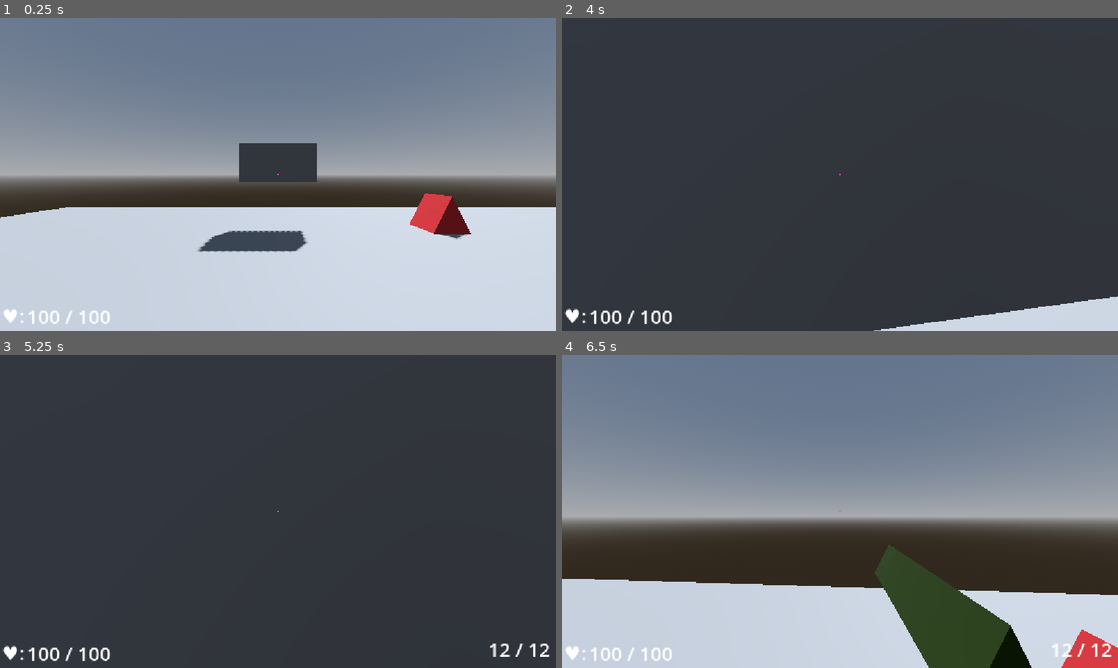
Above: before the commit, frames 1-4 (two rows, left to right).
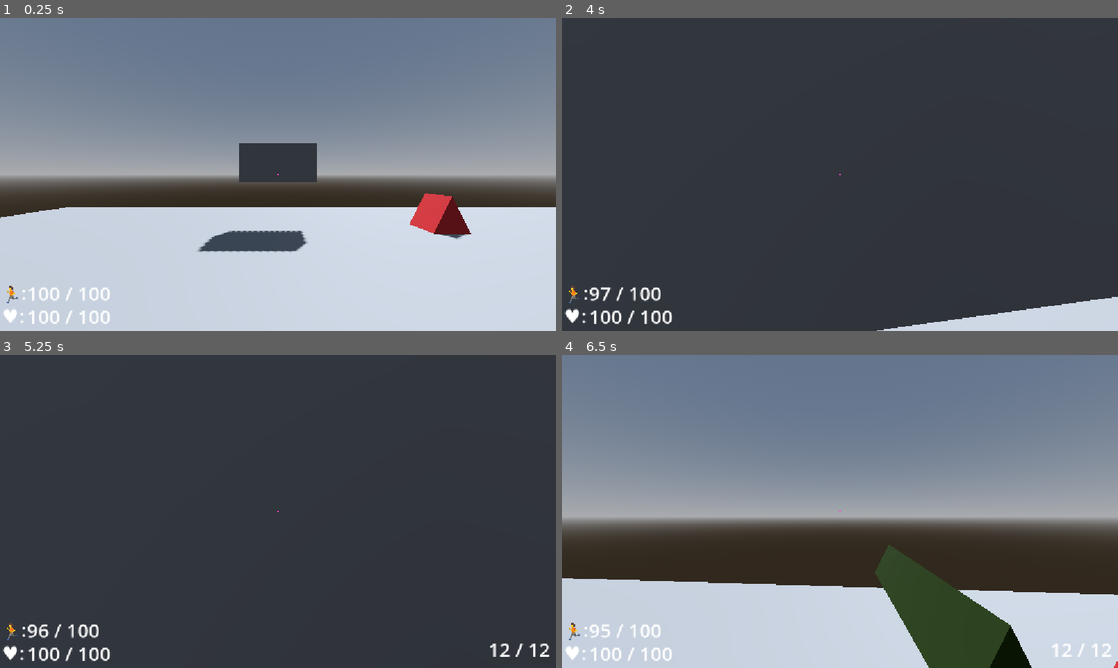
Above: after the commit, the same moments.

Repository: jmenoandrii/one-more-time
Game: Godot game, scene res://Scenes/main.tscn
The game is run twice, just before and just after one commit, with the same random seed, the same clock (stepped at 60 frames per second) and the same inputs.
Inputs (mouse positions are in pixels of both pictures, inside the frame that each line leads up to):
- Up to frame 1 (0.25 s): no input
- Up to frame 2 (4 s): tap Enter at 0.5 s; move the mouse to (867, 174) at 0.52 s; hold Ctrl (crouch) 0.53-1.28 s; hold W (move_forward) from 0.53 s (still down); tap Space (jump) at 0.77, 1.52, 3.02, 3.5, 3.77 s; tap Shift (run) at 0.8, 1.35 s; move the mouse to (812, 174) at 1.27 s; tap Ctrl (crouch) at 1.55, 2.85 s; move the mouse to (851, 168) at 2.02 s; hold Shift (run) 2.03-2.78 s; click (851, 168) at 2.1 s; move the mouse to (834, 180) at 2.77 s; move the mouse to (878, 177) at 3.52 s; hold Shift (run) from 3.53 s (still down)
- Up to frame 3 (5.25 s): keep holding W (move_forward); move the mouse to (233, 508) at 4.27 s; release Shift (run) at 4.28 s; tap 1 (weapon_1) at 4.35 s; tap Space (jump) at 4.52 s; tap Ctrl (crouch) at 4.55 s; move the mouse to (283, 511) at 5.02 s; hold Shift (run) from 5.03 s (still down); tap 2 (weapon_2) at 5.1 s
- Up to frame 4 (6.5 s): move the mouse to (817, 505) at 5.77 s; release W (move_forward) at 5.78 s; release Shift (run) at 5.78 s; hold D (move_right) from 5.78 s (still down); tap Ctrl (crouch) at 5.85 s; tap Space (jump) at 6.02 s

The runs differ from the first frame. In frame 1, 0.3% of the frame differs, in the area x 1-20%, y 85-92%; in frame 2, 0.3%; in frame 3, 0.3%; in frame 4, 1.1%, in the area x 0-100%, y 71-100%.

Commit message:
feat: add stamina system

Diff:
--- a/Scenes/main.tscn
+++ b/Scenes/main.tscn
@@ -341,6 +341,30 @@
 theme_override_font_sizes/font_size = 40
 text = "0 / 0"
 
+[node name="StaminaSymbol" type="Label" parent="UI/HUD" unique_id=893110678]
+anchors_preset = 2
+anchor_top = 1.0
+anchor_bottom = 1.0
+offset_left = 4.0
+offset_top = -107.0
+offset_right = 61.0
+offset_bottom = -52.0
+grow_vertical = 0
+theme_override_font_sizes/font_size = 40
+text = "🏃:"
+
+[node name="StaminaLabel" type="Label" parent="UI/HUD" unique_id=1094148920]
+anchors_preset = 2
+anchor_top = 1.0
+anchor_bottom = 1.0
+offset_left = 56.0
+offset_top = -106.0
+offset_right = 138.0
+offset_bottom = -51.0
+grow_vertical = 0
+theme_override_font_sizes/font_size = 40
+text = "0 / 0"
+
 [node name="PauseMenu" type="CanvasLayer" parent="UI" unique_id=194481686]
 process_mode = 3
 visible = false
--- a/Scripts/Player/Player.gd
+++ b/Scripts/Player/Player.gd
@@ -10,6 +10,14 @@
 var normal_height: float
 var crouch_height: float	# = normal_height - normal_height * CROUCH_PERSENT
 
+const MAX_STAMINA = 100.0
+const STAMINA_DRAIN_RATE = 20.0 # per second
+const STAMINA_REGEN_RATE = 15.0 # per second
+var current_stamina: float = MAX_STAMINA
+
+@onready var stamina_label: Label = $"../UI/HUD/StaminaLabel"
+signal stamina_changed(current: float, maximum: float)
+
 var is_crouching := false
 var is_player_dead := false
 var is_cursor_locked := true
@@ -58,6 +66,9 @@
 	health_component.health_changed.connect(_update_health_ui)
 	health_component.heal(0)	# to update health_ui
 
+	stamina_changed.connect(_update_stamina_ui)
+	stamina_changed.emit(current_stamina, MAX_STAMINA)
+
 func _unhandled_input(event: InputEvent) -> void:
 	if is_player_dead:
 		return
@@ -139,8 +150,21 @@
 		velocity.y = 0.0
 
 	# moving
-	var current_speed := CROUCH_SPEED if is_crouching else (RUNNING_SPEED if Input.is_action_pressed("run") else SPEED)
+	var current_speed: float
 	var input_dir := Input.get_vector("move_left", "move_right", "move_forward", "move_back")
+	var is_running := Input.is_action_pressed("run") and is_on_floor() and not is_crouching
+	var is_moving := input_dir != Vector2.ZERO # Перевіряємо, чи гравець взагалі йде
+
+	if is_running and is_moving and current_stamina > 0:
+		current_speed = RUNNING_SPEED
+		current_stamina -= STAMINA_DRAIN_RATE * delta
+		stamina_changed.emit(current_stamina, MAX_STAMINA)
+	else:
+		current_speed = CROUCH_SPEED if is_crouching else SPEED
+		# Відновлюємо стаміну, якщо не біжимо
+		if current_stamina < MAX_STAMINA:
+			current_stamina += STAMINA_REGEN_RATE * delta
+			stamina_changed.emit(current_stamina, MAX_STAMINA)
 
 	var direction := (transform.basis * Vector3(input_dir.x, 0, input_dir.y)).normalized()
 
@@ -207,3 +231,6 @@
 
 func _update_health_ui(current: int, maximum: int) -> void:
 	health_label.text = str(current) + " / " + str(maximum)
+
+func _update_stamina_ui(current: int, maximum: int) -> void:
+	stamina_label.text = str(current) + " / " + str(maximum)
